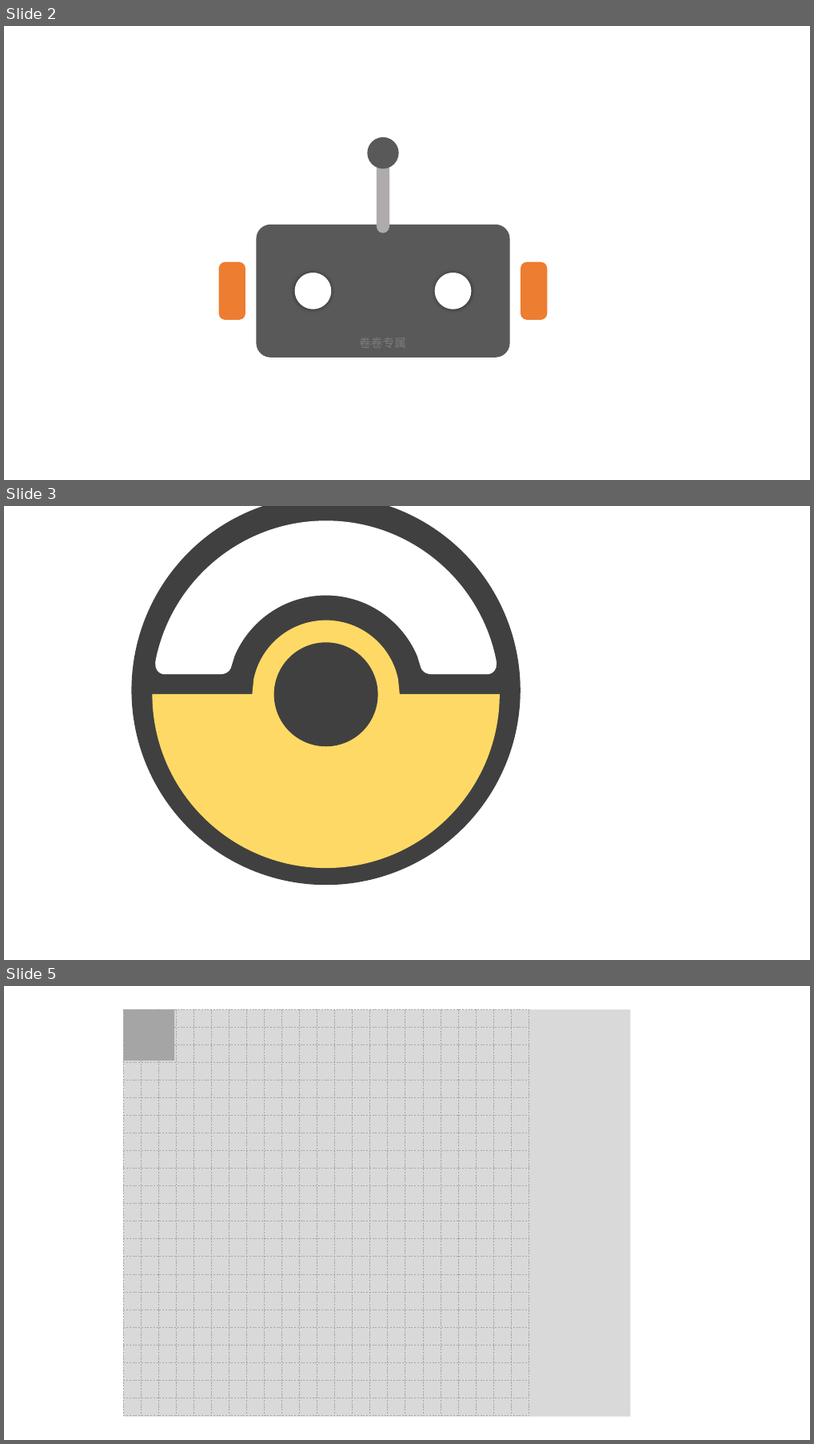
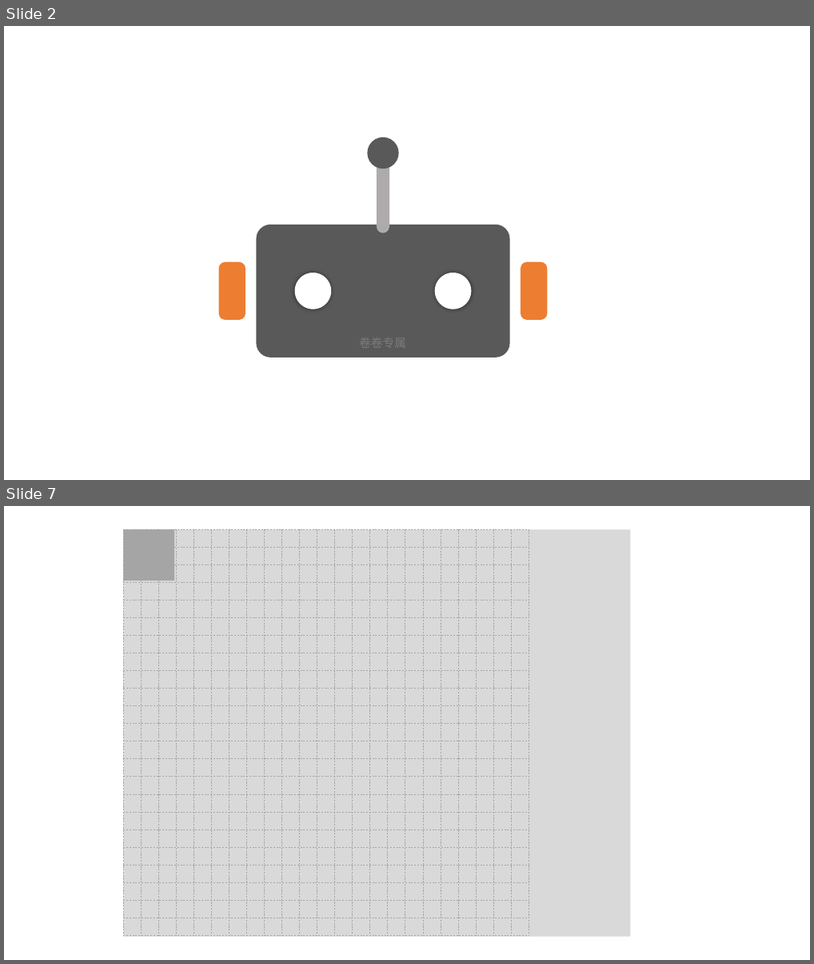
Before and after one commit to zyldgd/Sorting_System, a slide deck: arch.pptx. Shown one above the other, each under a label of ours: slides 2, 3 and 5 before the commit, slides 2 and 7 after it; the slides between them are not shown. The pictures are 814x1444 and 814x964 pixels, drawn with LibreOffice and Linux fonts; fonts in the diff are those of the drawing. Boxes give left, top, right and bottom in pixels: in the first picture for what was removed or moved away, otherwise in the second. Text is boxed around its words. In the diff, an @@ line names an element or a change of style, - is before the commit and + after.

```diff
--- a/arch.pptx
+++ b/arch.pptx
@@ slide 3 removed at [4,506,810,960], background #FFFFFF @@
@@ ellipse removed at [132,506,521,884] @@
@@ freeform shape removed at [155,520,497,674] @@
@@ freeform shape removed at [152,620,500,868] @@
@@ ellipse removed at [274,642,378,746] @@
@@ what was slide 5 is now slide 7 @@
```
Also in this commit, not shown: 1 slide changed, 3 slides added, 8 other files.
